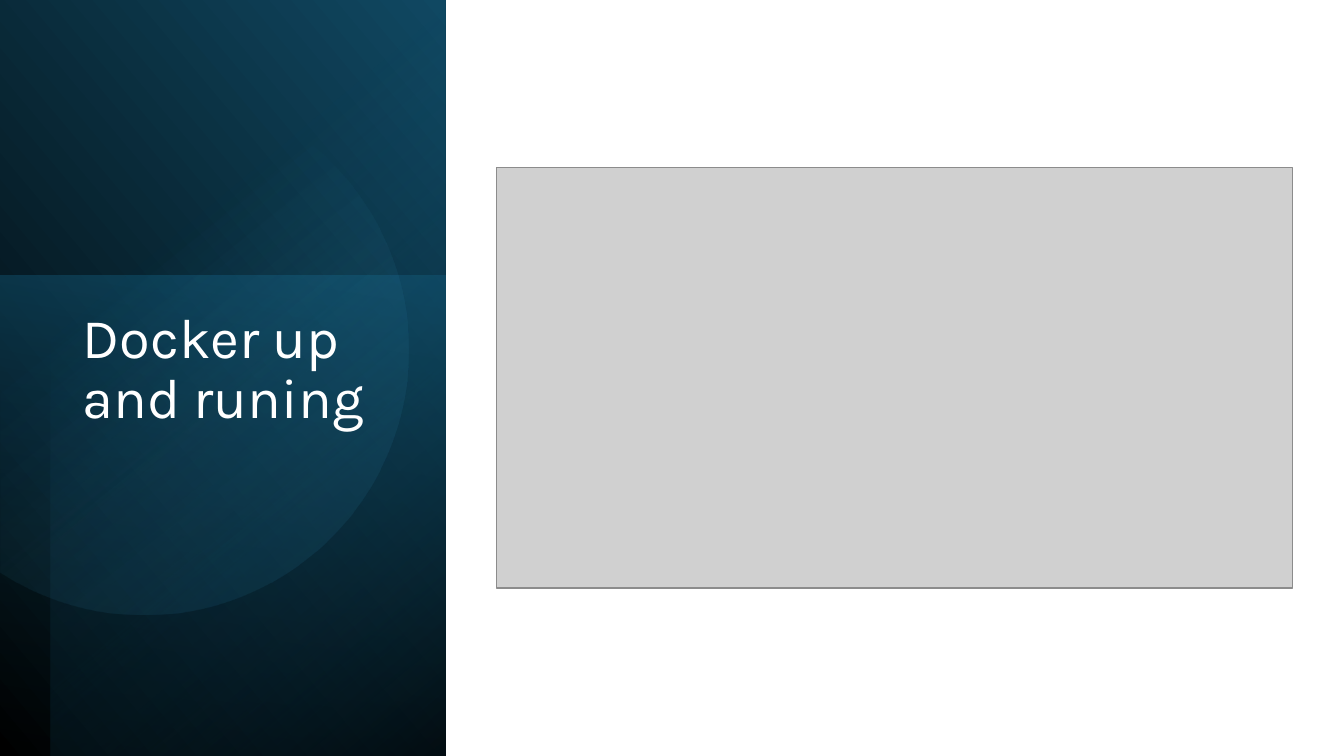
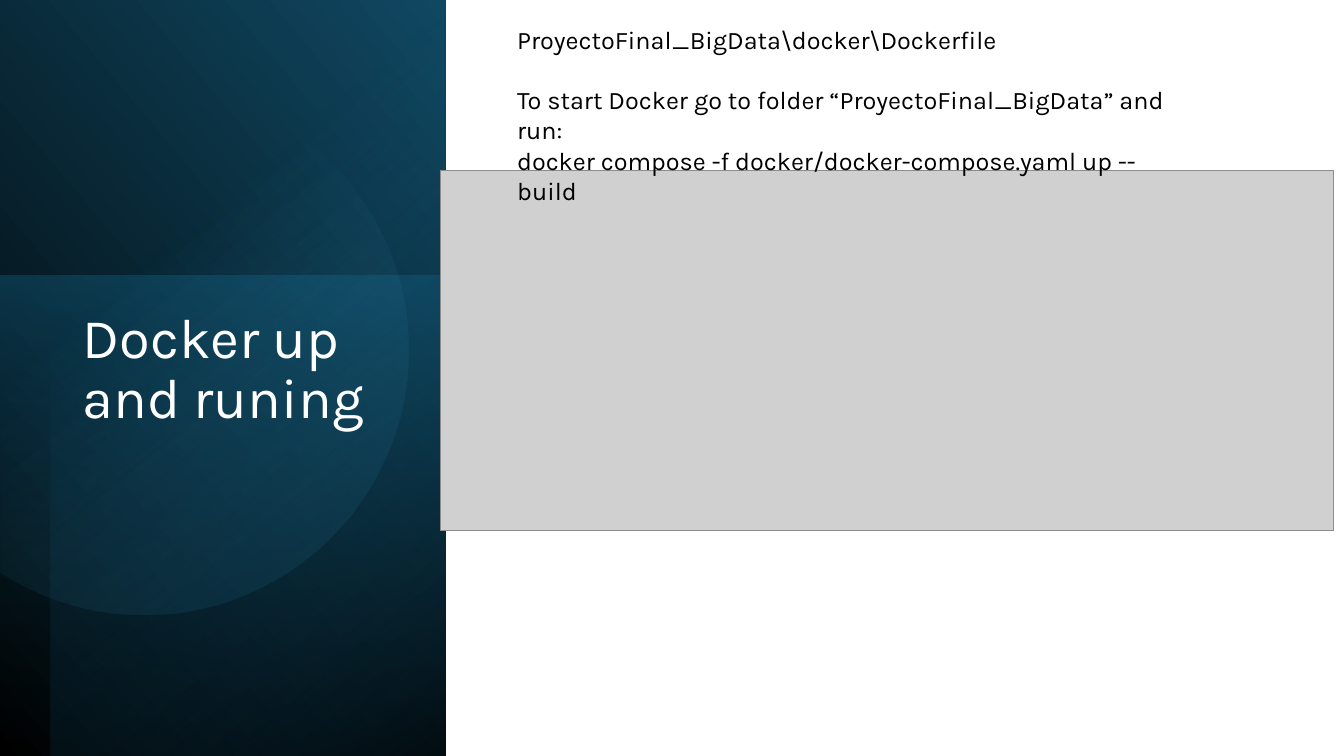
Before and after one commit to za250120548/ProyectoFinal_BigData, a slide deck: slide 4 of docs/EvidenceProjectoIntegradorFinal.pptx. Drawn at 1344x756 pixels with LibreOffice and Linux fonts; fonts in the diff are those of the drawing; grey boxes stand for pictures. Boxes give left, top, right and bottom in pixels: in the first picture for what was removed or moved away, otherwise in the second. Text is boxed around its words. In the diff, an @@ line names an element or a change of style, - is before the commit and + after.

```diff
--- a/docs/EvidenceProjectoIntegradorFinal.pptx
+++ b/docs/EvidenceProjectoIntegradorFinal.pptx
@@ text added at box(517, 30, 1163, 201), 18 pt, text #000000 @@
+ProyectoFinal_BigData\docker\Dockerfile
+To start Docker go to folder “ProyectoFinal_BigData” and run:
+docker compose -f docker/docker-compose.yaml up --build
@@ picture: place and size @@
-picture at box(496, 168, 1293, 589)
+picture at box(441, 170, 1334, 530)
```
Also in this commit, not shown: 5 other slides changed, 1 slide added, 3 other files.
